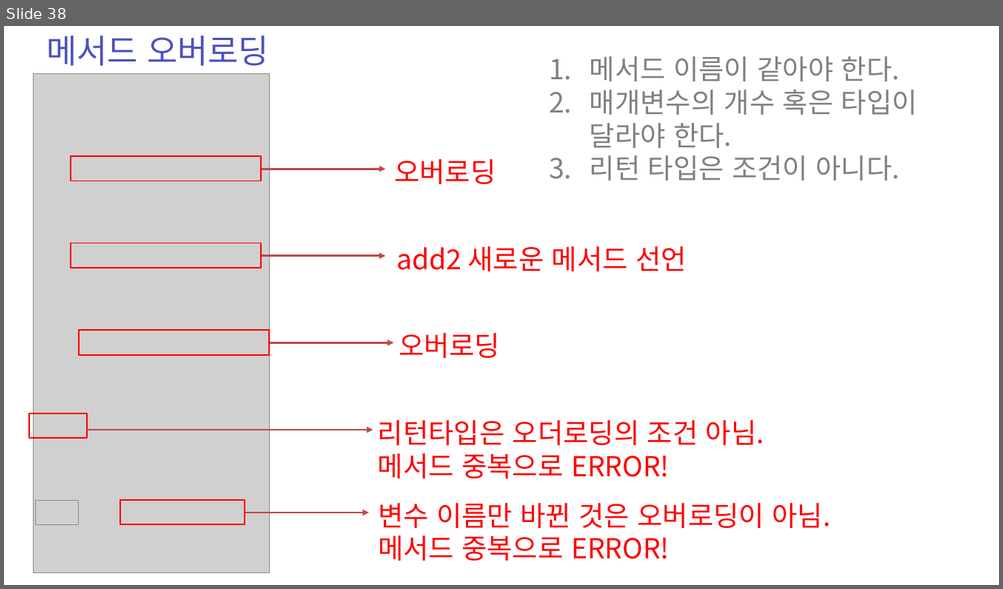
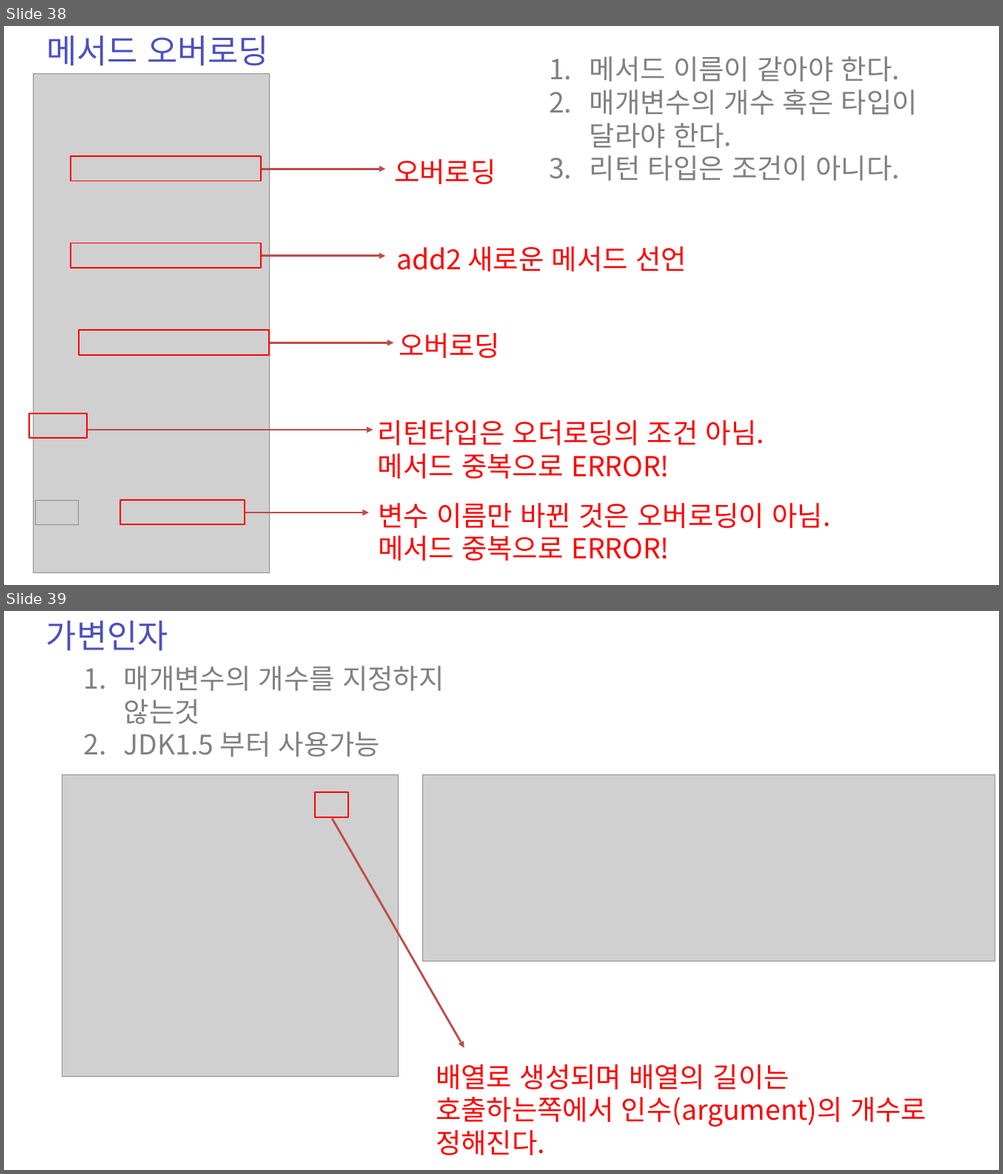
Before and after one commit to zest132/JavaLecture, a slide deck: JavaLecture/LectureFile/java 6강.pptx. Shown one above the other, each under a label of ours: slide 38 before the commit, slides 38 and 39 after it. The pictures are 1003x589 and 1003x1174 pixels, drawn with LibreOffice and Linux fonts; fonts in the diff are those of the drawing; grey boxes stand for pictures. Boxes give left, top, right and bottom in pixels: in the first picture for what was removed or moved away, otherwise in the second. Text is boxed around its words. In the diff, an @@ line names an element or a change of style, - is before the commit and + after.

```diff
--- a/JavaLecture/LectureFile/java 6강.pptx
+++ b/JavaLecture/LectureFile/java 6강.pptx
@@ slide 39 added at (x1=4, y1=611, x2=999, y2=1170), background #FFFFFF @@
@@ text added at (x1=46, y1=621, x2=168, y2=651), 48 pt, text #4C50BC @@
+가변인자
@@ text added at (x1=124, y1=666, x2=444, y2=757), 40 pt, text #808080 @@
+1. 매개변수의 개수를 지정하지 않는것
+2. JDK1.5 부터 사용가능
@@ picture added at (x1=62, y1=775, x2=398, y2=1077) @@
@@ picture added at (x1=423, y1=775, x2=995, y2=961) @@
@@ rectangle added at (x1=315, y1=792, x2=348, y2=817), outline #FF0000 2 pt @@
@@ arrow added from (333, 819) to (464, 1048), #BF4C48 3 pt @@
@@ text added at (x1=435, y1=1065, x2=926, y2=1156), 40 pt, text #FF0000 @@
+배열로 생성되며 배열의 길이는 호출하는쪽에서 인수(argument)의 개수로 정해진다.
```
Also in this commit, not shown: 3 slides changed, 4 other slides added, 3 slides removed, 15 other files.
